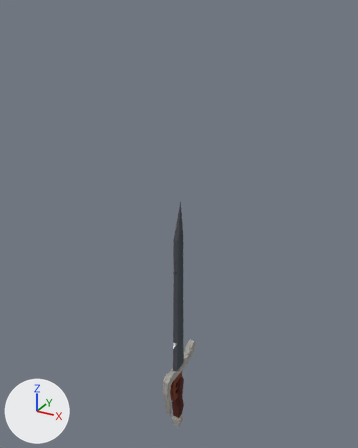
Two versions of the Blender file Assets/Models/lowpolyWeaponBundle.blend, one commit apart.
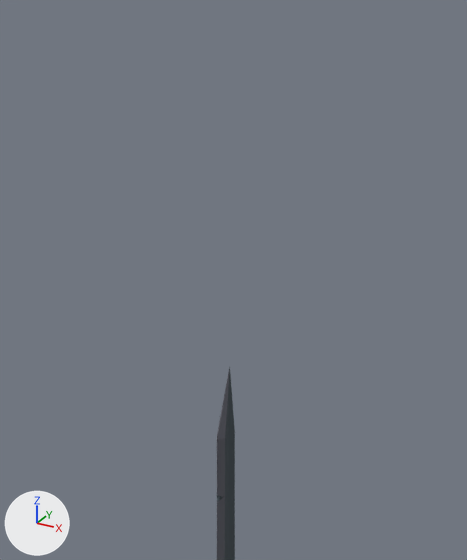
Each version is shown whole from a camera (50 mm lens) standing at (0.702, -1.265, 1.318) and looking at (-0.022, 0.051, 0.66), then close up on the part from 15% to 87% of the width and 0% to 69% of the height. The axes (+X, +Y, +Z) are drawn at lower left. The lights are the same throughout.

Objects in the first close-up: 'blade_unbroken'.
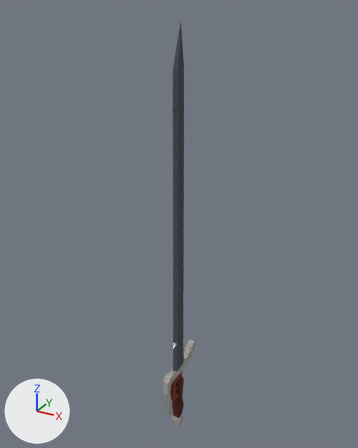
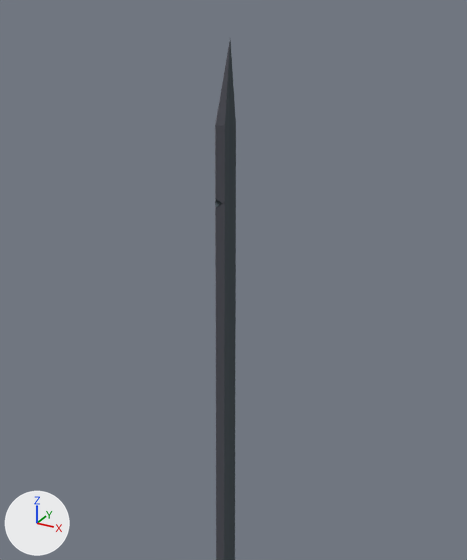
Changed parts and their boxes [x1, y1, x2, y2] in the close-ups (467 x 560 px):
'blade_unbroken', reshaped: before [217, 367, 235, 560]; after [215, 40, 236, 560]

Diff of the bpy script that builds the scene:
```diff
--- a/Assets/Models/lowpolyWeaponBundle.blend.py
+++ b/Assets/Models/lowpolyWeaponBundle.blend.py
@@ me_cube_001 @@
 me_cube_001.from_pydata(...)  # 38 vertices, 38 faces; spans x -0.008..0.008, y -0.034..0.031, z 0.112..0.756
 # used by ob_blade_unbroken; location = (0.0, 0.0, 0.0)
+# me_cube_001 part 1: all 19 vertices in x -0.008..0.008, y -0.025..0.026, z 0.51..0.756 are moved by (0.0, 0.0, 0.525)
 me_cube_001.materials.append(mat_basemat)
```
